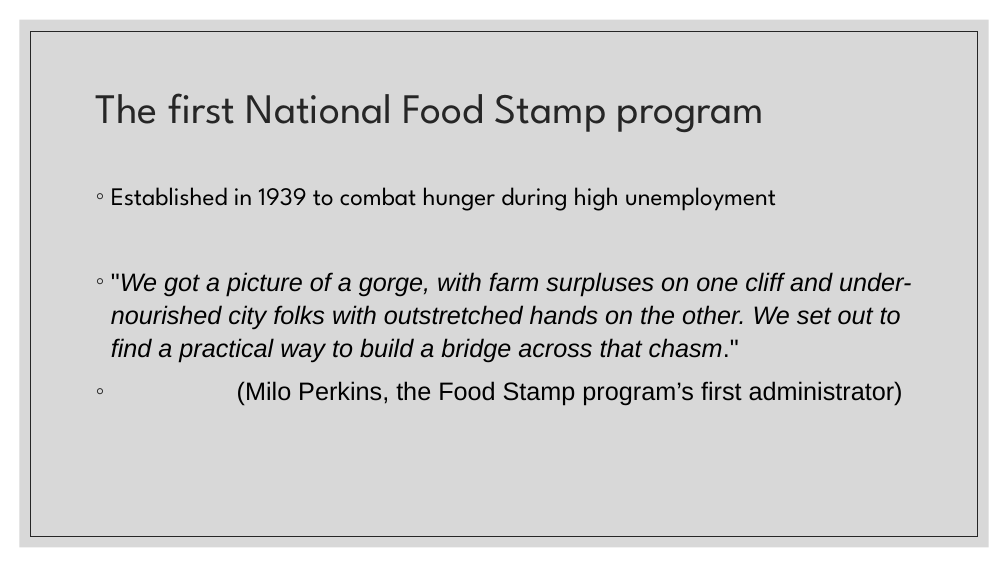
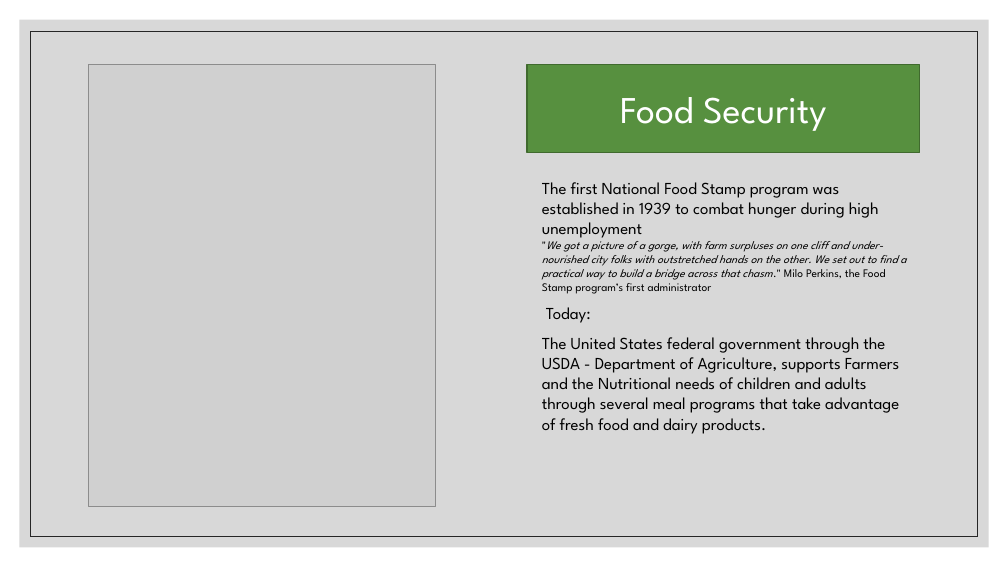
Before and after one commit to annrinTN/capstone_annrumsey, a slide deck: slide 5 of NSS Capstone Ann Rumsey.pptx. Drawn at 1008x567 pixels with LibreOffice and Linux fonts; fonts in the diff are those of the drawing; grey boxes stand for pictures. Boxes give left, top, right and bottom in pixels: in the first picture for what was removed or moved away, otherwise in the second. Text is boxed around its words. In the diff, an @@ line names an element or a change of style, - is before the commit and + after.

```diff
--- a/NSS Capstone Ann Rumsey.pptx
+++ b/NSS Capstone Ann Rumsey.pptx
@@ picture added at [88, 65, 436, 507] @@
@@ rectangle added at [527, 65, 920, 153], fill #57903F, outline #406B2F 1 pt, 36 pt, text #FFFFFF @@
+Food Security
@@ title removed at [96, 93, 764, 132] @@
-The first National Food Stamp program
@@ text at [542, 182, 906, 434]: text changed; size 24 to 16 pt; font Arial to League Spartan; italic off @@
-◦ Established in 1939 to combat hunger during high unemployment
-◦ "We got a picture of a gorge, with farm surpluses on one cliff and under-nourished city folks with outstretched hands on the other. We set out to find a practical way to build a bridge across that chasm."
-◦ (Milo Perkins, the Food Stamp program’s first administrator)
+The first National Food Stamp program was established in 1939 to combat hunger during high unemployment
+"We got a picture of a gorge, with farm surpluses on one cliff and under-nourished city folks with outstretched hands on the other. We set out to find a practical way to build a bridge across that chasm." Milo Perkins, the Food Stamp program’s first administrator
+Today:
+The United States federal government through the USDA - Department of Agriculture, supports Farmers and the Nutritional needs of children and adults through several meal programs that take advantage of fresh food and dairy products.
```
Also in this commit, not shown: 5 other slides changed, 7 slides added, 15 slides removed, 8 other files.
